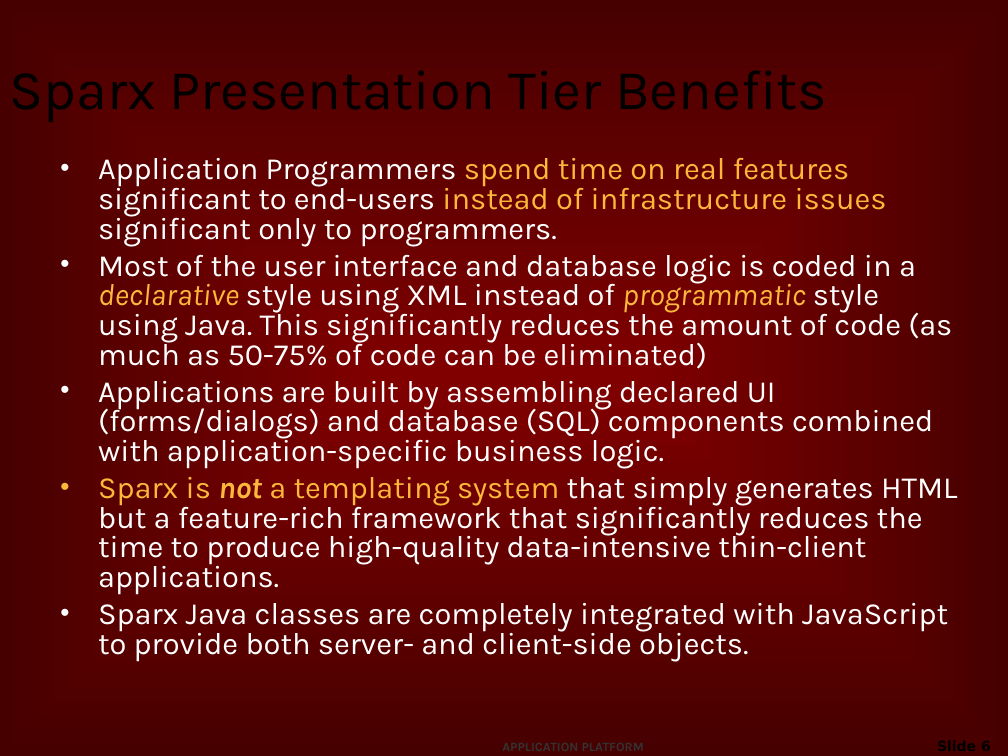
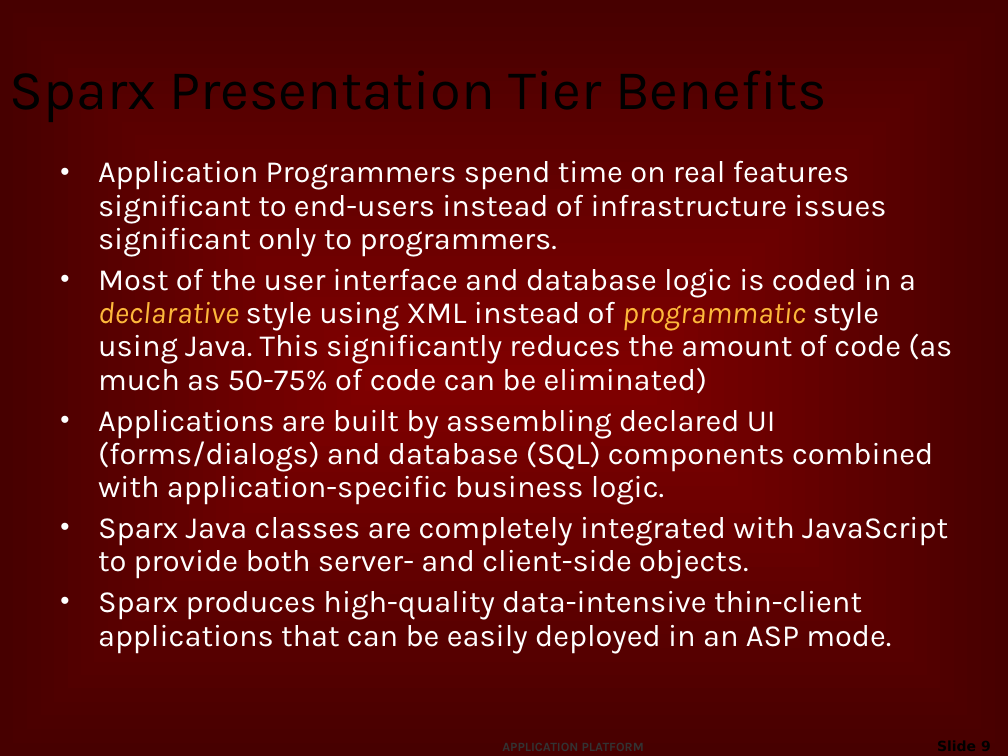
Before and after one commit to netspective/sparx-2001, a slide deck: slide 9 of Sparx/web-shared/docs/project/Introduction_to_Sparx.ppt (slide 6 before the commit). Drawn at 1008x756 pixels with LibreOffice and Linux fonts; fonts in the diff are those of the drawing; background and template pictures are left out. Boxes give left, top, right and bottom in pixels: in the first picture for what was removed or moved away, otherwise in the second. Text is boxed around its words. In the diff, an @@ line names an element or a change of style, - is before the commit and + after.

```diff
--- a/Sparx/web-shared/docs/project/Introduction_to_Sparx.ppt
+++ b/Sparx/web-shared/docs/project/Introduction_to_Sparx.ppt
@@ text at [98,160,952,579]: text colour #FDB83B to #FFFFFF in "spend time on real features instead of ..."; line spacing 0.8 to 0.9 @@
@@ text at [98,477,957,595]: paragraph removed @@
-• Sparx is not a templating system that simply generates HTML but a feature-rich framework that significantly reduces the time to produce high-quality data-intensive thin-client applications.
@@ text at [98,591,891,653]: paragraph added @@
+• Sparx produces high-quality data-intensive thin-client applications that can be easily deployed in an ASP mode.
@@ page number at [841,733,1000,756]: text changed @@
-Slide 6
+Slide 9
```
Also in this commit, not shown: 13 other slides changed, 26 slides added.
